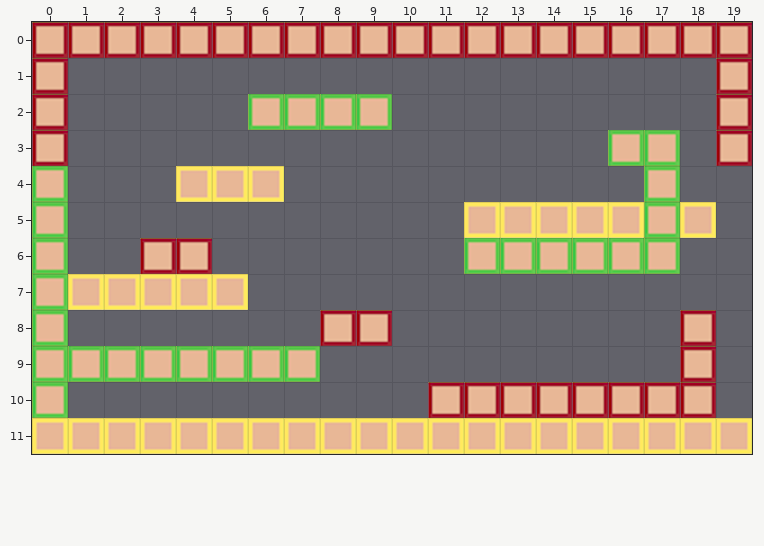
Level history. Tiled map (JSON): public/assets/maps/testlevel.json. Above is the file before it was changed.
Cells are 64x64 px. Shown: x 0..19, y 0..11.
The same view after the edit:
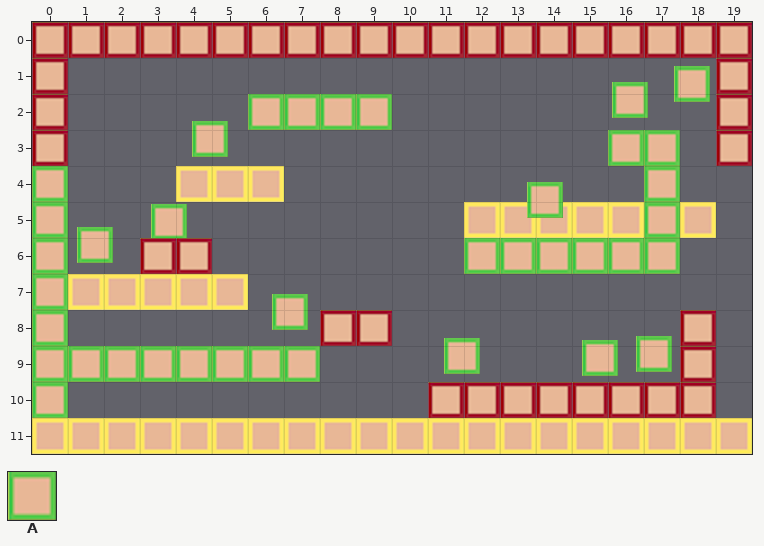
Key: from "tiles": A 1.
Objects are placed by their top-left corner, in cells (3,4 is the top-left corner of cell 3,4); size is 1x1 cell unless given.
Diff:
--- layer "collectibles1" (added)
+A at 17.8,1.2
+A at 1.3,5.7
+A at 16.8,8.7
--- layer "collectibles2" (added)
+A at 16.1,1.7
+A at 4.4,2.8
+A at 13.8,4.5
+A at 11.4,8.8
--- layer "collectibles3" (added)
+A at 3.3,5.1
+A at 6.7,7.6
+A at 15.3,8.8
